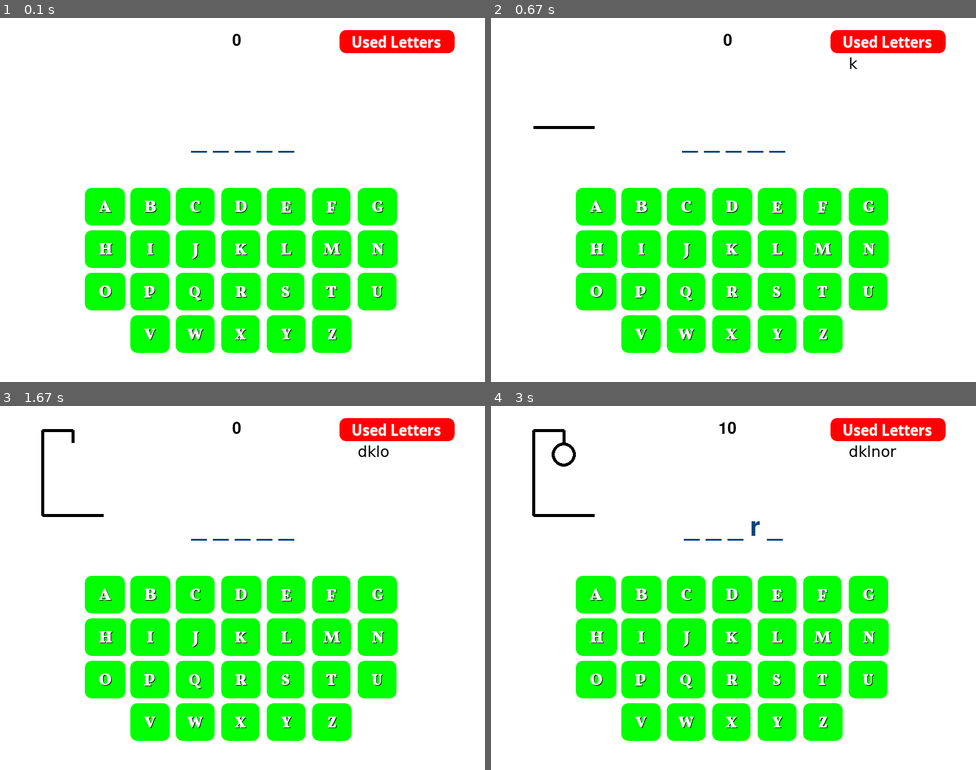
Above: before the commit, frames 1-4 (two rows, left to right).
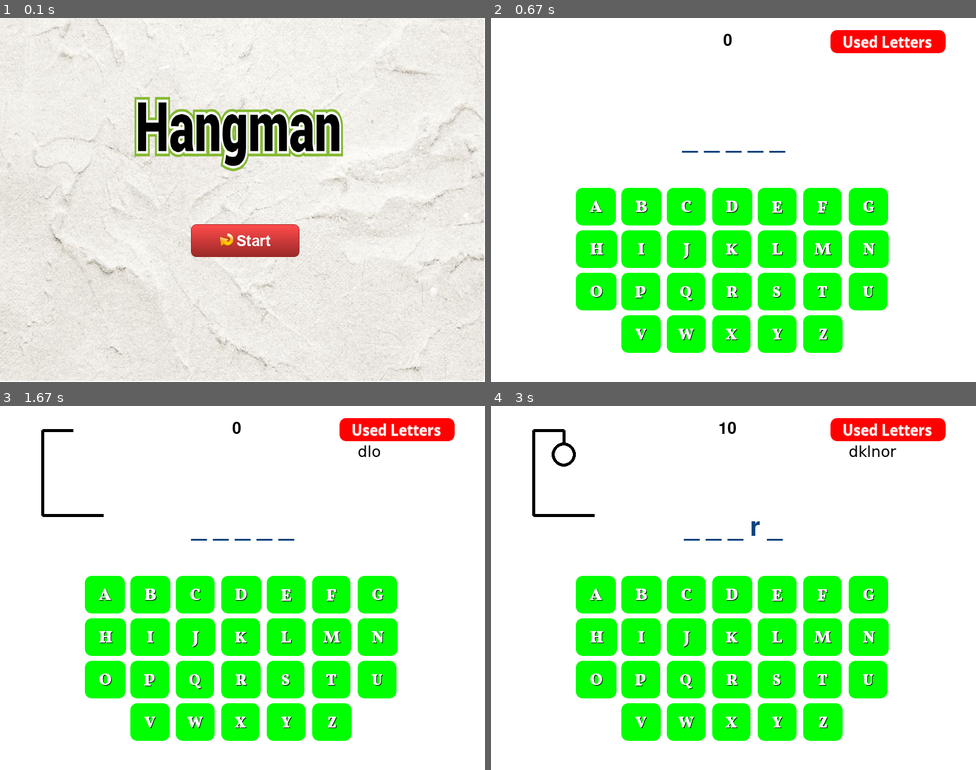
Above: after the commit, the same moments.

Repository: yrod15x/Pygame-Hangman
Game: pygame game, started from hangman.py
Two runs of this game, one before a commit and one after it. Both use one fixed random seed, a clock stepped at 60 frames per second and the inputs below.
Inputs (mouse positions are in pixels of both pictures, inside the frame that each line leads up to):
- Up to frame 1 (0.1 s): no input
- Up to frame 2 (0.67 s): click (733, 240) at 0.38 s
- Up to frame 3 (1.67 s): click (242, 609) at 0.72 s; click (92, 675) at 1.05 s; click (300, 620) at 1.38 s
- Up to frame 4 (3 s): click (733, 679) at 1.72 s; click (738, 624) at 2.05 s; click (859, 646) at 2.38 s

The runs differ from the first frame. In frame 1, 62% of the frame differs, in the area x 0-100%, y 0-100%; in frame 2, 0.1%; in frame 3, less than 0.1%; in frame 4, nothing differs.

Commit message:
Menu inicio con musica agregado.

Diff:
--- a/hangman.py
+++ b/hangman.py
@@ -1,6 +1,7 @@
 #Programa que simula el juego del ahorcado.
 
 import pygame, sys
+
 from funciones import *
 
 pygame.init()
@@ -14,7 +15,8 @@
 VERDE = (0, 255, 0)
 COLOR = (12, 67, 125)
 FOND_TEXTO = (125, 65, 12)
-estado = 'started'
+menuFondo = pygame.image.load('menufondo1.png')
+estado = 'unstarted'
 score = 0
 
 ventana = pygame.display.set_mode((WIDTH, HEIGHT))
@@ -29,6 +31,9 @@
 next_btn = pygame.image.load('button_next.png').convert_alpha()
 exit_btn = pygame.image.load('button_exit.png').convert_alpha()
 used_btn = pygame.image.load('button_used_letters.png').convert_alpha()
+start_btn = pygame.image.load('button_start.png').convert_alpha()
+#convierto la imagen en rect para poder hacer click en ella -> collidepoint(mouse.get_pos())
+rect_start_btn = extraer_rects_img(start_btn, WIDTH //2 - 85, HEIGHT // 2 + 40)
 letras_rects = []
 padding = 75
 padding_top = 50
@@ -36,6 +41,7 @@
 errores = 0
 div_let_usadas = 4
 str_let_usadas = ''
+musica_fondo = pygame.mixer.Sound('musicafondo.mp3')
 
 while True:
     ventana.fill(BLANCO)
@@ -102,12 +108,21 @@
             pygame.draw.line(ventana, (BLACK), (120, 150), (105, 170), 5)
         if errores >= 10:
             estado = 'finished'
-
+    elif estado == 'unstarted':
+        ventana.blit(menuFondo, (0, 0))
+        ventana.blit(start_btn, (WIDTH //2 - 85, HEIGHT // 2 + 40))
+        musica_fondo.play(-1)
+        musica_fondo.set_volume(0.5)
     for event in pygame.event.get():
         if event.type == pygame.QUIT:
             pygame.quit()
             sys.exit()
-        if event.type == pygame.MOUSEBUTTONDOWN and estado == 'started':
+        #comenzar el juego presionando el boton start.
+        if event.type == pygame.MOUSEBUTTONDOWN and estado == 'unstarted':
+            if rect_start_btn.collidepoint(pygame.mouse.get_pos()):
+                estado = 'started'
+                musica_fondo.stop()
+        elif event.type == pygame.MOUSEBUTTONDOWN and estado == 'started':
             #Ya las imagenes tienen su rectangulo que permite verificar si el mouse se presiono sobre ellas. Al presionar una tecla se mira si la esa letra esta en la palabra
             for i in range(26):
                 letra_pulsada = chr(i + 97)
Binary file added: button_start.png
Binary file added: menufondo.png
Binary file added: menufondo1.png
Not shown, added: musicafondo.mp3
